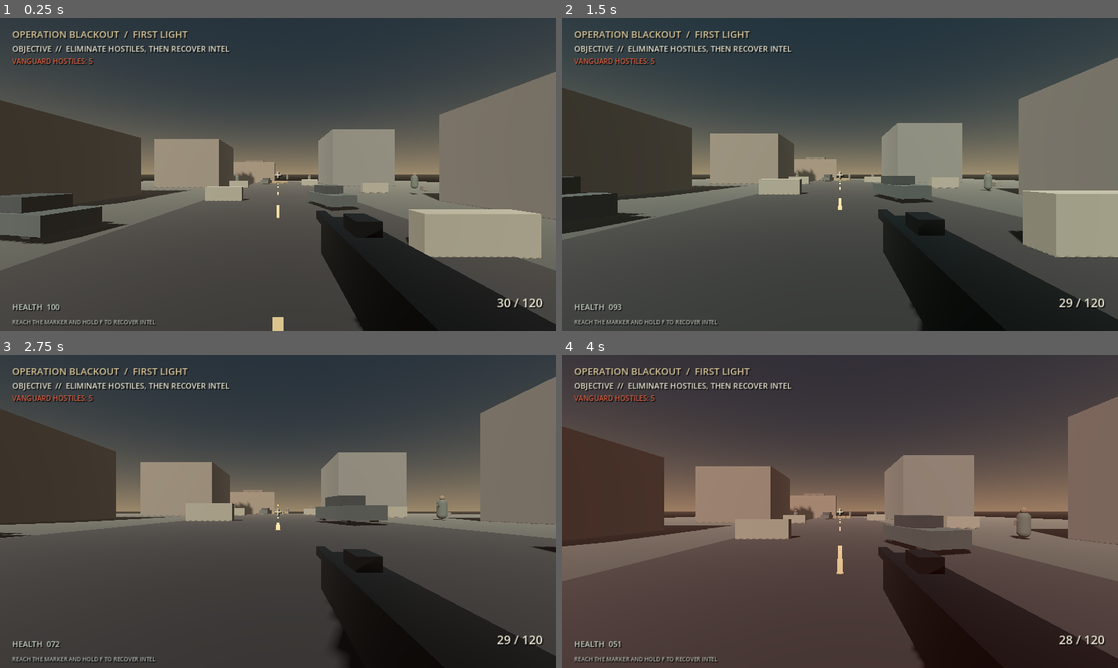
Above: before the commit, frames 1-4 (two rows, left to right).
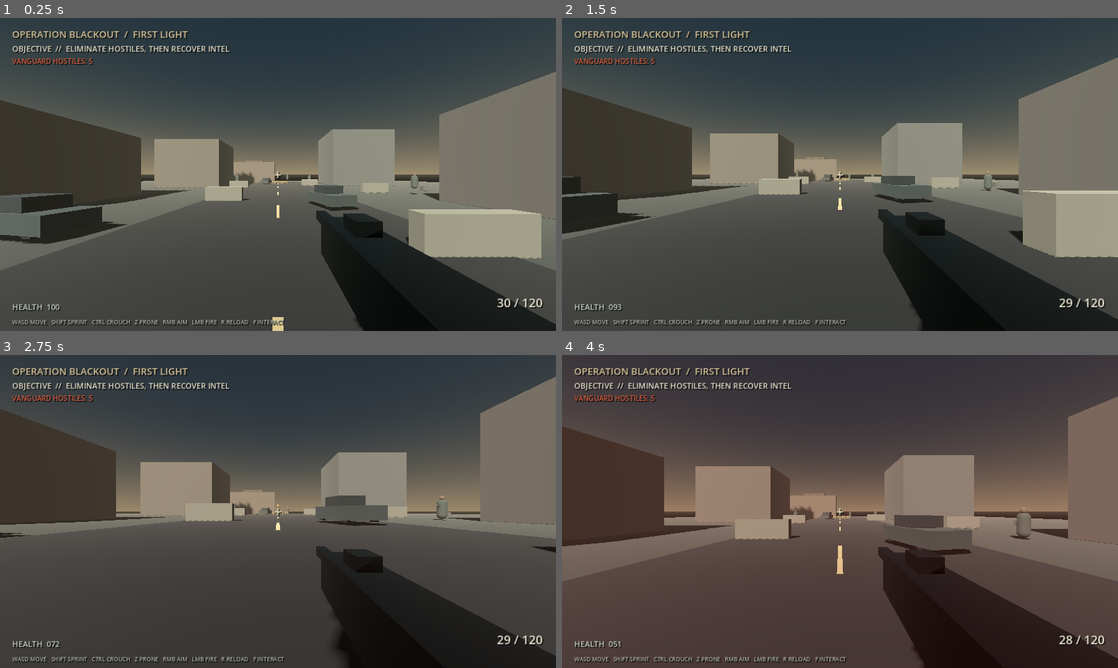
Above: after the commit, the same moments.

Repository: Liladizilla/operation-blackout
Game: Godot game, scene res://scenes/main.tscn
The game is run twice, just before and just after one commit, with the same random seed, the same clock (stepped at 60 frames per second) and the same inputs.
Inputs (mouse positions are in pixels of both pictures, inside the frame that each line leads up to):
- Up to frame 1 (0.25 s): no input
- Up to frame 2 (1.5 s): tap Enter at 0.5 s; move the mouse to (867, 174) at 0.52 s; hold W (move_forward) from 0.53 s (still down); tap Ctrl (crouch) at 0.6 s; click (867, 174) at 0.67 s; tap Space (jump) at 0.77 s; move the mouse to (812, 174) at 1.27 s; tap F (interact) at 1.35 s
- Up to frame 3 (2.75 s): keep holding W (move_forward); tap Space (jump) at 1.52 s; move the mouse to (289, 505) at 2.02 s; tap Z (prone) at 2.1 s
- Up to frame 4 (4 s): keep holding W (move_forward); move the mouse to (834, 517) at 2.77 s; tap Shift (sprint) at 2.85 s; click (834, 517) at 2.92 s; tap Space (jump) at 3.02, 3.77 s; move the mouse to (878, 514) at 3.52 s; tap Ctrl (crouch) at 3.6 s

The runs differ from the first frame. In frame 1, 0.5% of the frame differs, in the area x 2-52%, y 96-99%; in frame 2, 0.5%; in frame 3, 0.5%; in frame 4, 0.5%.

Commit message:
Polish objective messaging and HUD startup state

Diff:
--- a/scripts/hud.gd
+++ b/scripts/hud.gd
@@ -20,7 +20,7 @@
     player.set("hud", self)
     _build()
     set_ammo(int(player.get("ammo")), int(player.get("reserve")))
-    set_health(float(player.get("health")))
+    health_label.text = "HEALTH  %03d" % int(player.get("health"))
     if scene.has_method("get_remaining_enemies"):
         set_enemy_count(scene.get_remaining_enemies())
 
@@ -103,13 +103,8 @@
         var m := muzzle_flash.color
         m.a = maxf(0.0, m.a - delta * 8.0)
         muzzle_flash.color = m
-    if is_instance_valid(player_ref):
-        if player_ref.get("is_reloading"):
-            status_label.text = "RELOADING..."
-        elif objective_label.text.contains("RECOVER"):
-            status_label.text = "REACH THE MARKER AND HOLD F TO RECOVER INTEL"
-        else:
-            status_label.text = "WASD MOVE   SHIFT SPRINT   CTRL CROUCH   Z PRONE   RMB AIM   LMB FIRE   R RELOAD   F INTERACT"
+    if is_instance_valid(player_ref) and player_ref.get("is_reloading"):
+        status_label.text = "RELOADING..."
 
 func flash_hitmarker(killed: bool = false) -> void:
     if not is_instance_valid(center_dot):
--- a/scripts/objective.gd
+++ b/scripts/objective.gd
@@ -61,8 +61,10 @@
 
 func _set_status(message: String) -> void:
     var scene := get_tree().current_scene
-    if scene and "hud" in scene and is_instance_valid(scene.hud) and scene.hud.has_method("set_status"):
-        scene.hud.set_status(message)
+    if scene:
+        var hud_node := scene.get("hud") as Node
+        if is_instance_valid(hud_node) and hud_node.has_method("set_status"):
+            hud_node.set_status(message)
 
 func _complete() -> void:
     if completed or not _all_hostiles_down():
--- a/scripts/player.gd
+++ b/scripts/player.gd
@@ -97,7 +97,7 @@
             if hud and hud.has_method("set_ammo"):
                 hud.set_ammo(ammo, reserve)
             if hud and hud.has_method("set_status"):
-                hud.set_status("READY")
+                hud.set_status("WASD MOVE   SHIFT SPRINT   CTRL CROUCH   Z PRONE   RMB AIM   LMB FIRE   R RELOAD   F INTERACT")
     if Input.is_action_just_pressed("reload"):
         _start_reload()
     ads = Input.is_mouse_button_pressed(MOUSE_BUTTON_RIGHT)
